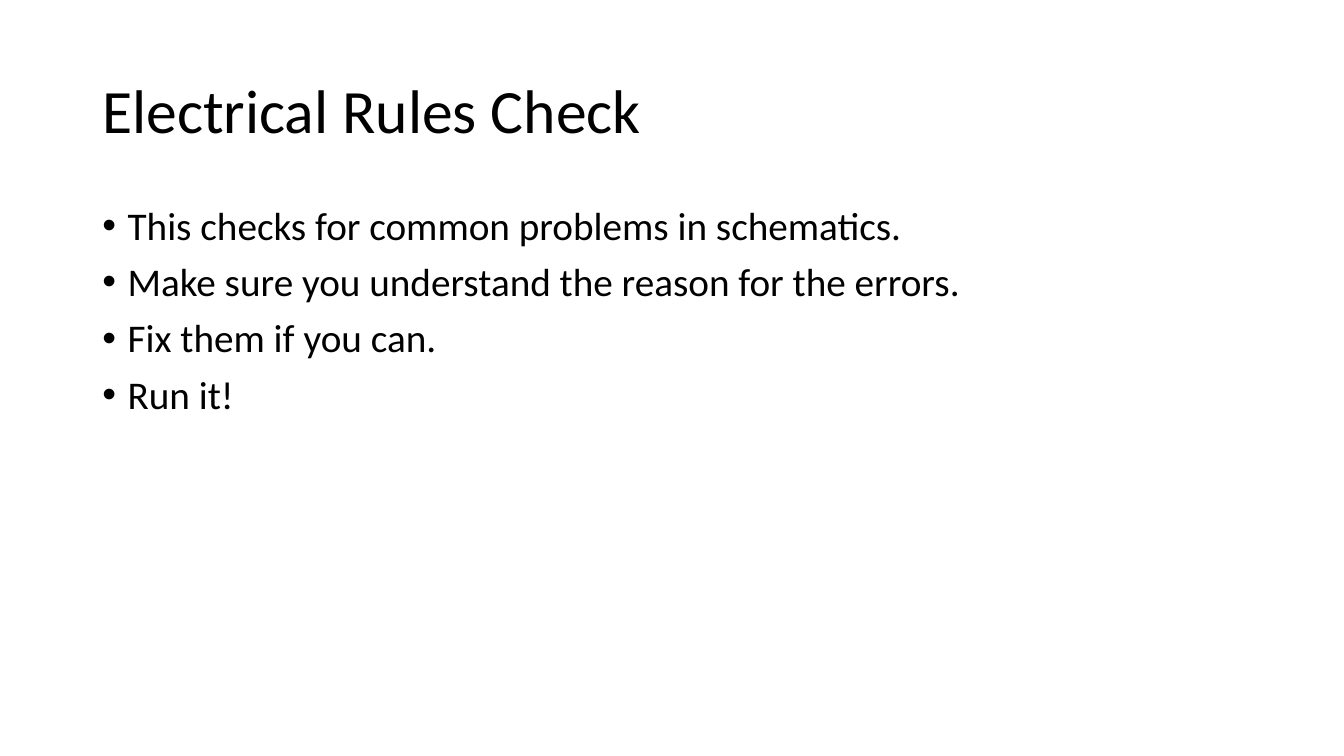
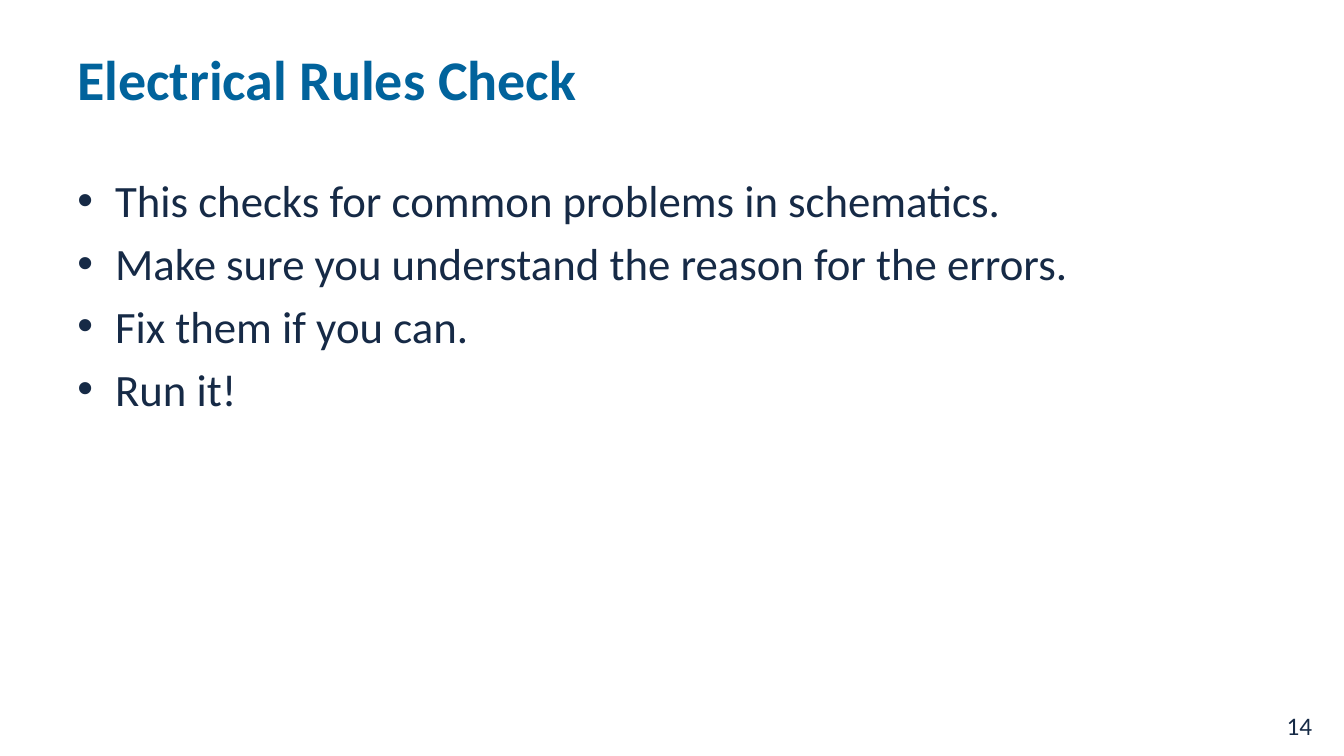
Before and after one commit to NVSL/QuadClass-Resources, a slide deck: slide 14 of labs/Laying-Out-The-Board/Laying-Out-The-Board.pptx. Drawn at 1344x756 pixels with LibreOffice and Linux fonts; fonts in the diff are those of the drawing; background and template pictures are left out. Boxes give left, top, right and bottom in pixels: in the first picture for what was removed or moved away, otherwise in the second. Text is boxed around its words. In the diff, an @@ line names an element or a change of style, - is before the commit and + after.

```diff
--- a/labs/Laying-Out-The-Board/Laying-Out-The-Board.pptx
+++ b/labs/Laying-Out-The-Board/Laying-Out-The-Board.pptx
@@ title "Electrical Rules Check" moved from (x1=102, y1=90, x2=641, y2=134) to (x1=77, y1=60, x2=576, y2=101) @@
@@ title "Electrical Rules Check" at (x1=77, y1=60, x2=576, y2=101): size 44 to 40 pt, text colour #000000 to #01639C, bold on; line spacing 0.9 to 1 @@
@@ text "This checks for common problems ..." moved from (x1=128, y1=212, x2=960, y2=410) to (x1=115, y1=186, x2=1067, y2=407) @@
@@ text "This checks for common problems ..." at (x1=115, y1=186, x2=1067, y2=407): size 28 to 32 pt, text colour #000000 to #162A46; indent changed; line spacing 0.9 to 1; less space between paragraphs @@
@@ page number added at (x1=1287, y1=718, x2=1313, y2=735), 18 pt, text #162A46 @@
+14
```
Also in this commit, not shown: 29 other slides changed, 7 other files.
